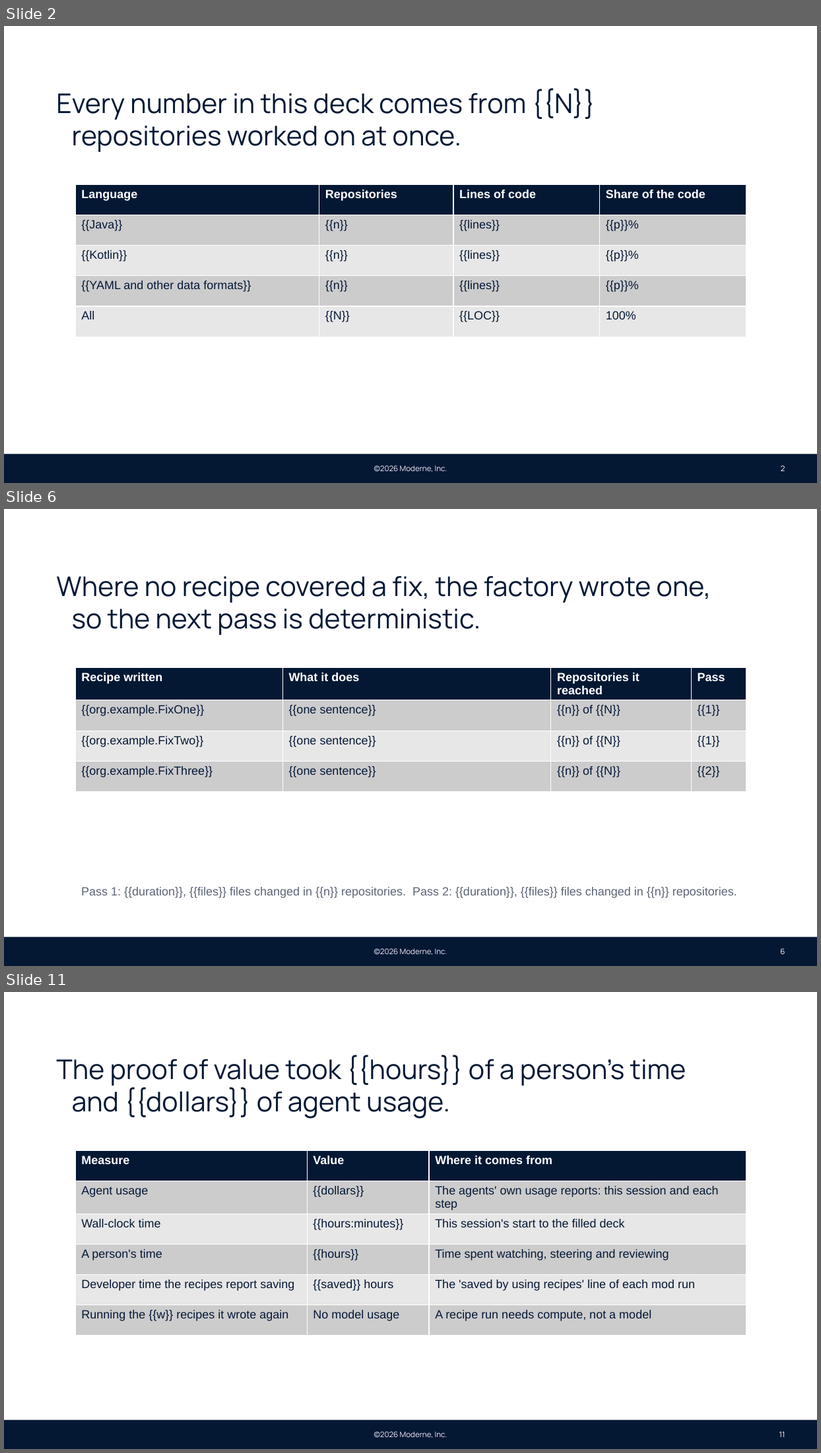
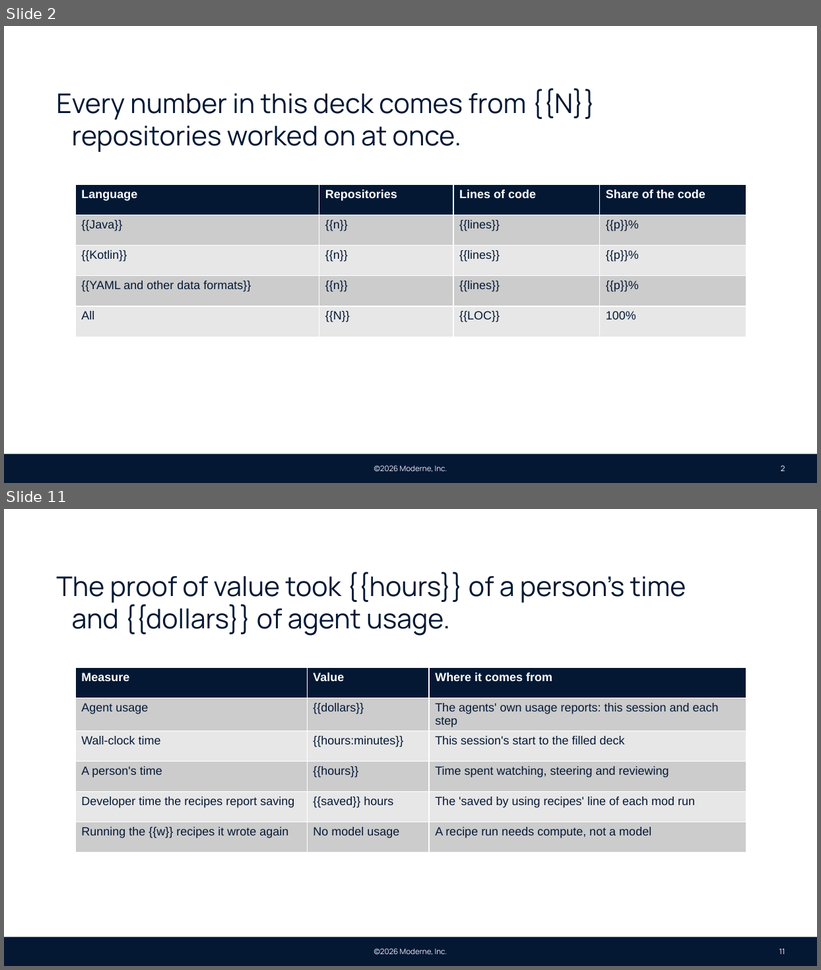
Before and after one commit to moderneinc/moderne-docs, a slide deck: static/decks/moderne-pov.pptx. Shown one above the other, each under a label of ours: slides 2, 6 and 11 before the commit, slides 2 and 11 after it; the slides between them are not shown. The pictures are 821x1453 and 821x970 pixels, drawn with LibreOffice and Linux fonts; fonts in the diff are those of the drawing; background and template pictures are left out. Boxes give left, top, right and bottom in pixels: in the first picture for what was removed or moved away, otherwise in the second. Text is boxed around its words. In the diff, an @@ line names an element or a change of style, - is before the commit and + after.

```diff
--- a/static/decks/moderne-pov.pptx
+++ b/static/decks/moderne-pov.pptx
@@ slide 6 removed at [4,509,817,966], background #FFFFFF; not listed: 3 template elements that a slide beside it also shows @@
@@ text removed at [56,576,712,635] @@
-Where no recipe covered a fix, the factory wrote one, so the next pass is deterministic.
@@ table removed at [75,667,746,789], 4 rows, 4 columns @@
-Recipe written | What it does | Repositories it reached | Pass
-{{org.example.FixOne}} | {{one sentence}} | {{n}} of {{N}} | {{1}}
-{{org.example.FixTwo}} | {{one sentence}} | {{n}} of {{N}} | {{1}}
-{{org.example.FixThree}} | {{one sentence}} | {{n}} of {{N}} | {{2}}
@@ text removed at [81,887,737,898] @@
-Pass 1: {{duration}}, {{files}} files changed in {{n}} repositories. Pass 2: {{duration}}, {{files}} files changed in {{n}} repositories.
@@ page number removed at [780,949,785,955] @@
-6
```
Also in this commit, not shown: 6 slides changed, 2 slides added, 1 other slide removed, 2 other files.
